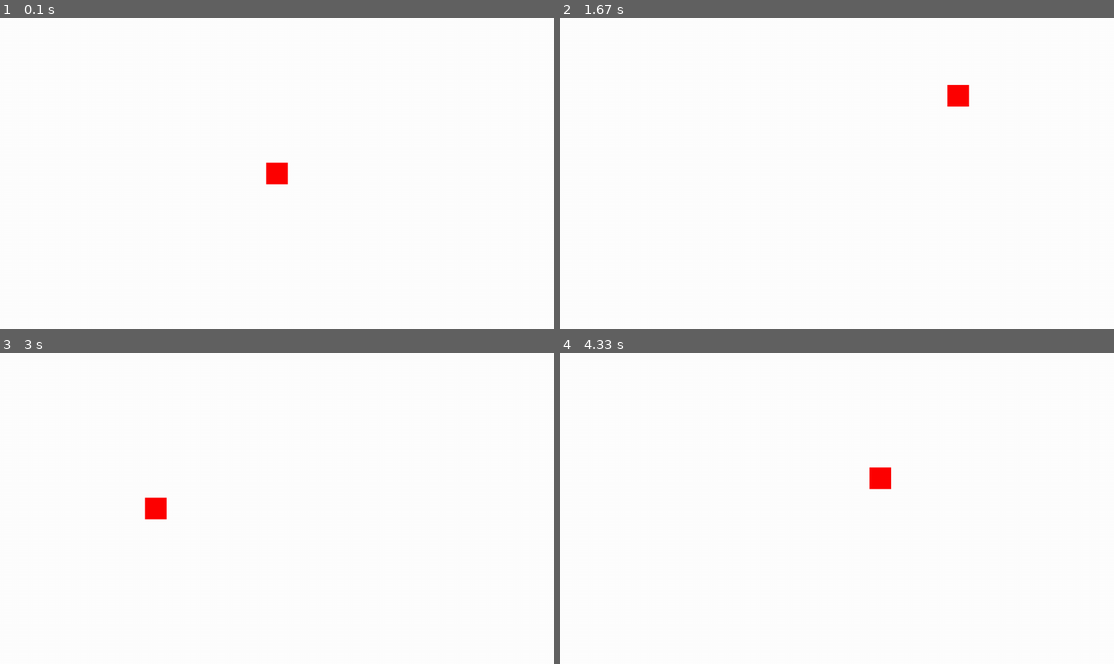
Above: before the commit, frames 1-4 (two rows, left to right).
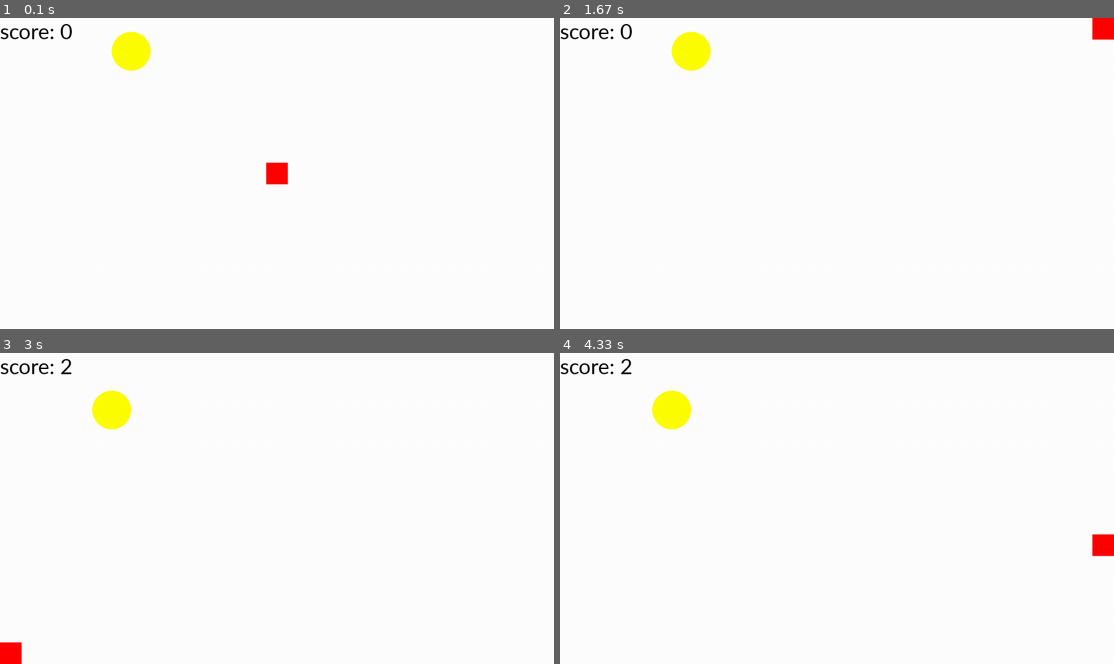
Above: after the commit, the same moments.

Repository: redgeography/Pygame-demo
Game: pygame game, started from demo.py
Two runs of this game, one before a commit and one after it. Both use one fixed random seed, a clock stepped at 60 frames per second and the inputs below.
Inputs:
- Up to frame 1 (0.1 s): no input
- Up to frame 2 (1.67 s): hold Right 0.33-0.8 s; hold Up 0.83-1.13 s
- Up to frame 3 (3 s): hold Left 1.67-2.2 s; hold Down 2.23-2.53 s; hold Left 2.57-2.97 s
- Up to frame 4 (4.33 s): hold Up 3-3.37 s; hold Right 3.4-4.03 s; hold Down from 4.07 s (still down)

The runs differ from the first frame. In frame 1, 0.9% of the frame differs, in the area x 0-28%, y 1-17%; in frame 2, 1.5%; in frame 3, 1.5%, in the area x 0-31%, y 1-100%; in frame 4, 1.5%.

Commit message:
Finished the game

Diff:
--- a/demo.py
+++ b/demo.py
@@ -2,36 +2,121 @@
 from pyautogui import size
 from functools import reduce
 from time import sleep
+from random import randint
+from math import floor
+
 pygame.init()
-surface = pygame.display.set_mode(size())
+
+
+calibri = pygame.font.SysFont("calibri", 55)
+
+score = -1 # on the first call it gets pushed to 0
+
+
+
+def random_dim(size):
+    if randint(0, 1):
+        return randint(0, floor(size * 0.4))
+    else:
+        return randint(floor(size * 0.6), size)
+
+
+accel_dict = {
+              "left": 20,
+              "right": 20,
+              "up": 20,
+              "down": 20
+              }
+
+resolution = size()
+surface = pygame.display.set_mode(resolution)
+pygame.display.set_caption("square game :)")
+
+# hitboxes
+player_rect = pygame.Rect(0, 0, 50, 50)
+target_rect = pygame.Rect(0, 0, 90, 90)
 surf_rect = surface.get_rect()
+
+
 keys = None
 clock = pygame.time.Clock()
+
+
+
+
 def key_pressed(*names):
     return reduce(lambda acc, x: acc or keys[getattr(pygame, "K_" + x)],names, False)
-player_rect = pygame.Rect(0, 0, 50, 50)
-player_rect.center = surf_rect.center
 
-def initialize():
-  def key_pressed(*names):
-      return reduce(lambda acc, x: acc or keys[getattr(pygame, "K_" + x)],names, False)
-  while True:
-      for x in pygame.event.get():
-          if x.type is pygame.QUIT:
-              pygame.quit()
-              return
-      surface.fill("white")
-      pygame.draw.rect(surface, "red", player_rect)
-      keys = pygame.key.get_pressed()
-      if key_pressed("a", "LEFT") and player_rect.left > 9:
-          player_rect.left -= 10
-      if key_pressed("w", "UP") and player_rect.top > 9:
-          player_rect.top -= 10
-      if key_pressed("d", "RIGHT") and surf_rect.right - player_rect.right > 9:
-          player_rect.right += 10
-      if key_pressed("s", "DOWN") and surf_rect.bottom - player_rect.bottom > 9:
-          player_rect.bottom += 10
-      pygame.display.flip()
-      clock.tick(60)
 
-initialize()
+def reset():
+    global score # apparently I have to do this
+    player_rect.center = surf_rect.center
+    target_rect.left = random_dim(resolution.width)
+    target_rect.top = random_dim(resolution.height)
+    target_rect.clamp_ip(surf_rect)
+    score += 1
+
+
+def key_pressed(*names):
+  return reduce(lambda acc, x: acc or keys[getattr(pygame, "K_" + x)],names, False)
+
+should_break = False
+
+reset()
+while True:
+    for x in pygame.event.get():
+        if x.type is pygame.QUIT:
+            pygame.quit()
+            should_break = True
+
+
+
+    if should_break:
+        break
+
+
+    if player_rect.colliderect(target_rect):
+        reset()
+
+
+    surface.fill("white")
+
+
+    pygame.draw.rect(surface, "red", player_rect)
+    pygame.draw.ellipse(surface, "yellow", target_rect)
+    surface.blit(
+        calibri.render("score: " + str(score), True, "black"), (0, 0)
+        )
+
+
+    keys = pygame.key.get_pressed()
+    if key_pressed("a", "LEFT"):
+        accel_dict["left"] = min(accel_dict["left"] + 1, 50)
+        player_rect.left -= accel_dict["left"]
+    else:
+        accel_dict["left"] = 20
+
+
+    if key_pressed("w", "UP"):
+        accel_dict["up"] = min(accel_dict["up"] + 1, 50)
+        player_rect.top -= accel_dict["up"]
+    else:
+        accel_dict["up"] = 20
+
+
+    if key_pressed("d", "RIGHT"):
+        accel_dict["right"] = min(accel_dict["right"] + 1, 50)
+        player_rect.right += accel_dict["right"]
+    else:
+        accel_dict["right"] = 20
+
+
+    if key_pressed("s", "DOWN"):
+        accel_dict["down"] = min(accel_dict["down"] + 1, 50)
+        player_rect.bottom += accel_dict["down"]
+    else:
+        accel_dict["down"] = 20
+
+    player_rect.clamp_ip(surf_rect)
+    pygame.display.flip()
+    clock.tick(60)
